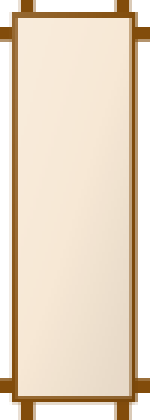
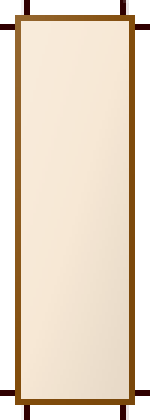
The second 150x420 image is a revision of the first. Changes to its layers:
painted on "Фигура 2" over bbox(9, 12, 138, 405)
painted on "Фигура 1" over bbox(0, 0, 150, 420)
